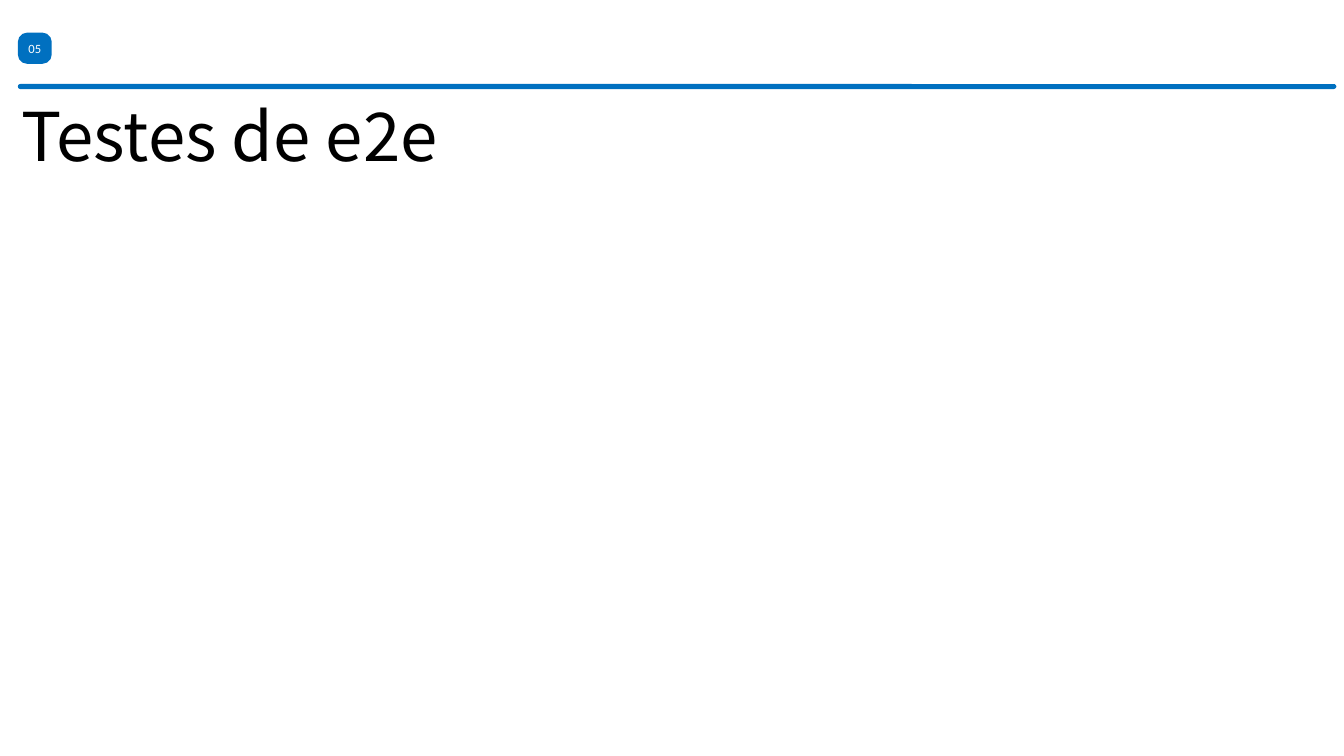
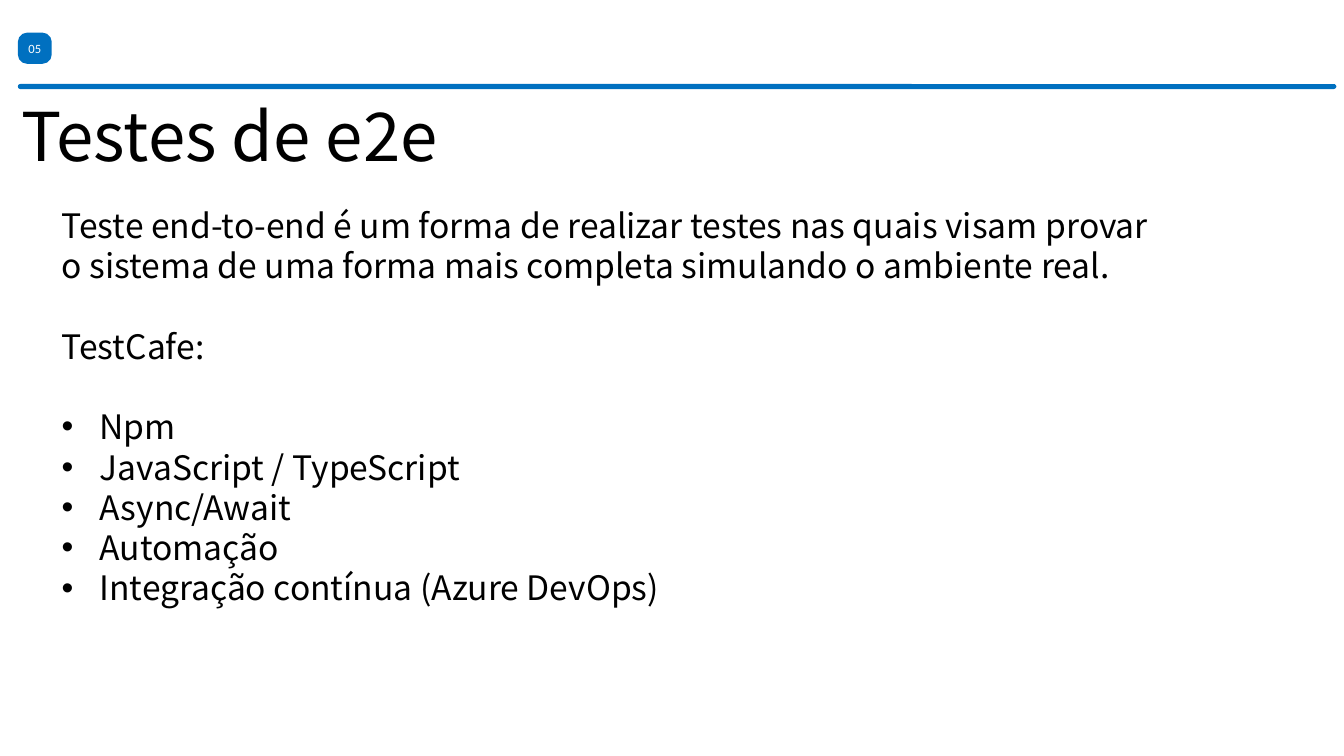
Before and after one commit to Carlos-Riibeiro/WizTechDay, a slide deck: slide 9 of ppt/apresentacao_testes.pptx (slide 8 before the commit). Drawn at 1344x756 pixels with LibreOffice and Linux fonts; fonts in the diff are those of the drawing; background and template pictures are left out. Boxes give left, top, right and bottom in pixels: in the first picture for what was removed or moved away, otherwise in the second. Text is boxed around its words. In the diff, an @@ line names an element or a change of style, - is before the commit and + after.

Commit message:
Apresentação ppt

```diff
--- a/ppt/apresentacao_testes.pptx
+++ b/ppt/apresentacao_testes.pptx
@@ text added at <box>62,209,1148,609</box>, 24 pt, text #000000 @@
+Teste end-to-end é um forma de realizar testes nas quais visam provar o sistema de uma forma mais completa simulando o ambiente real.
+TestCafe:
+• Npm
+• JavaScript / TypeScript
+• Async/Await
+• Automação
+• Integração contínua (Azure DevOps)
```
Also in this commit, not shown: 1 other slide changed, 1 slide added, 2 other files.
